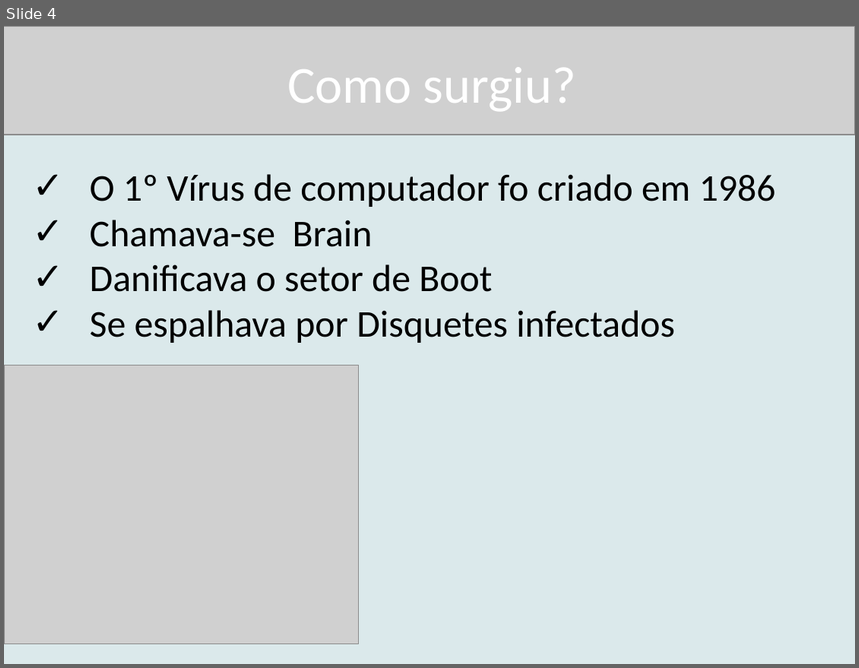
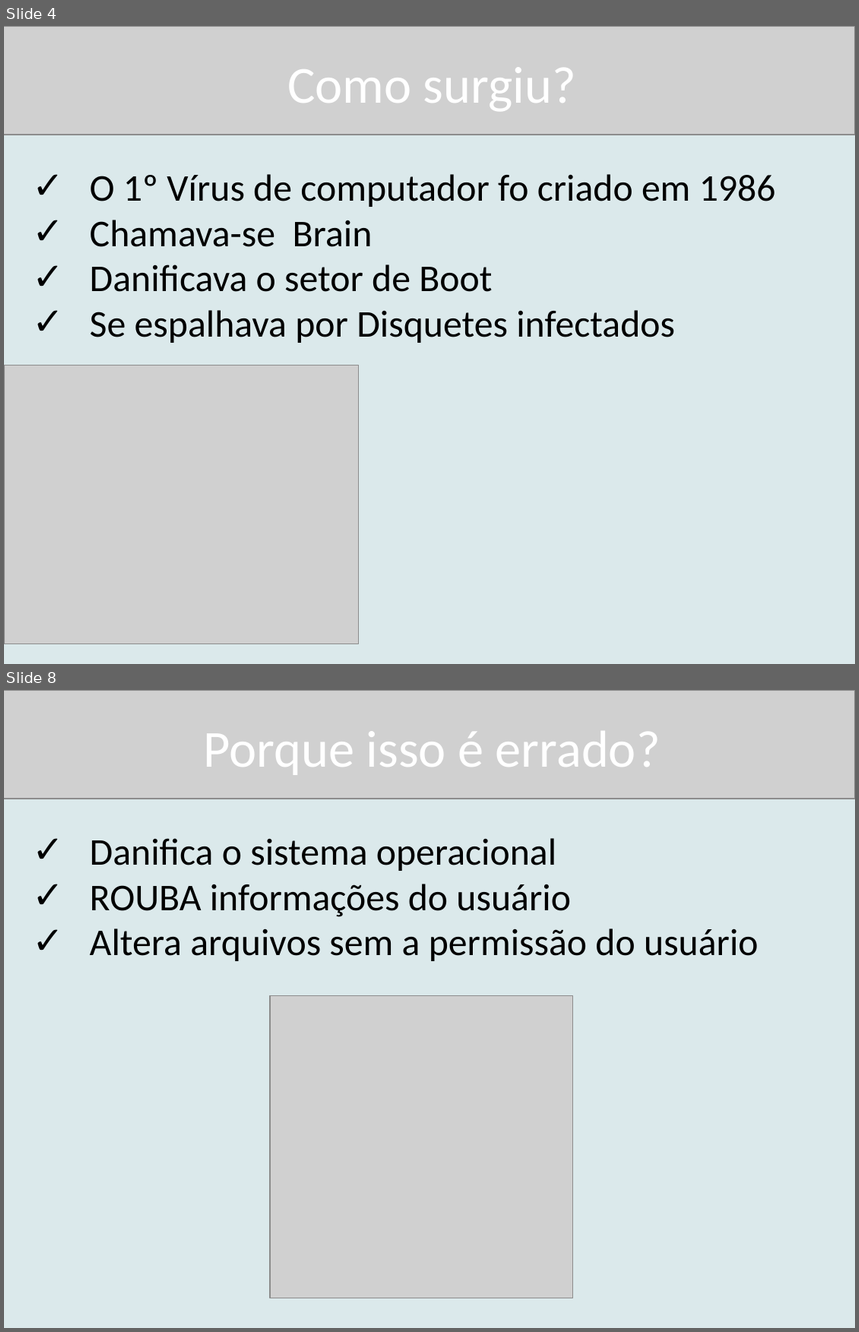
Before and after one commit to mboldrini/SlidesCurso, a slide deck: Virus de computador/Vírus de computador.pptx. Shown one above the other, each under a label of ours: slide 4 before the commit, slides 4 and 8 after it; the slides between them are not shown. The pictures are 859x668 and 859x1332 pixels, drawn with LibreOffice and Linux fonts; fonts in the diff are those of the drawing; grey boxes stand for pictures. Boxes give left, top, right and bottom in pixels: in the first picture for what was removed or moved away, otherwise in the second. Text is boxed around its words. In the diff, an @@ line names an element or a change of style, - is before the commit and + after.

```diff
--- a/Virus de computador/Vírus de computador.pptx
+++ b/Virus de computador/Vírus de computador.pptx
@@ slide 8 added at [4,690,855,1328], background #DBE9EB @@
@@ picture added at [4,690,855,799] @@
@@ title added at [203,731,661,775], 44 pt, text #FFFFFF @@
+Porque isso é errado?
@@ text added at [90,838,759,961], 32 pt, text #000000 @@
+✓ Danifica o sistema operacional
+✓ ROUBA informações do usuário
+✓ Altera arquivos sem a permissão do usuário
@@ picture added at [269,996,572,1299] @@
```
Also in this commit, not shown: 1 slide changed, 3 other slides added, 14 other files.
